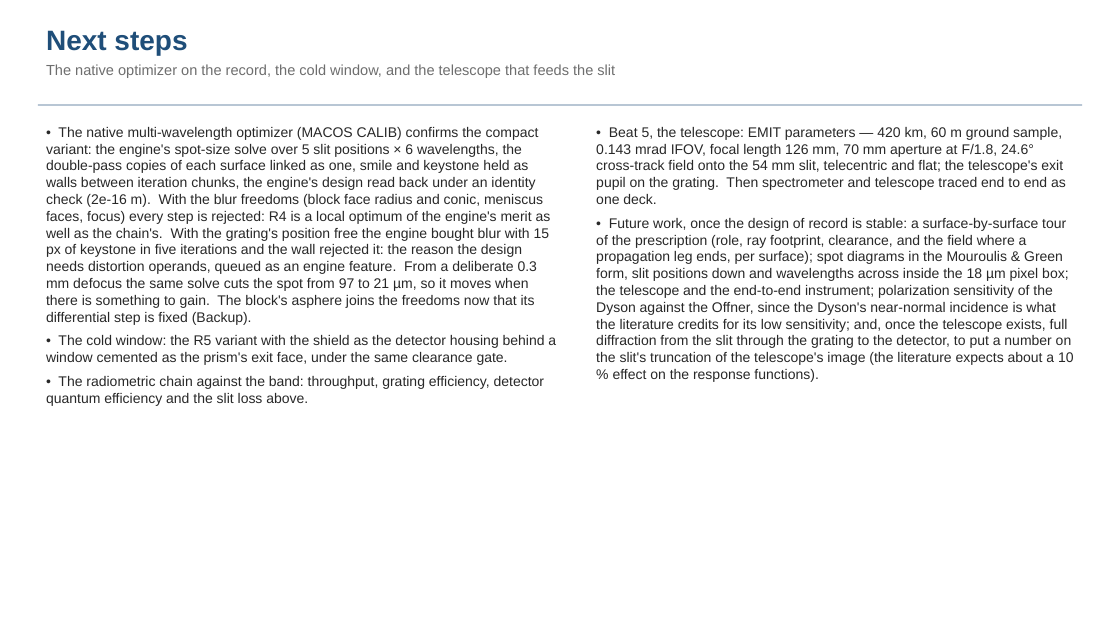
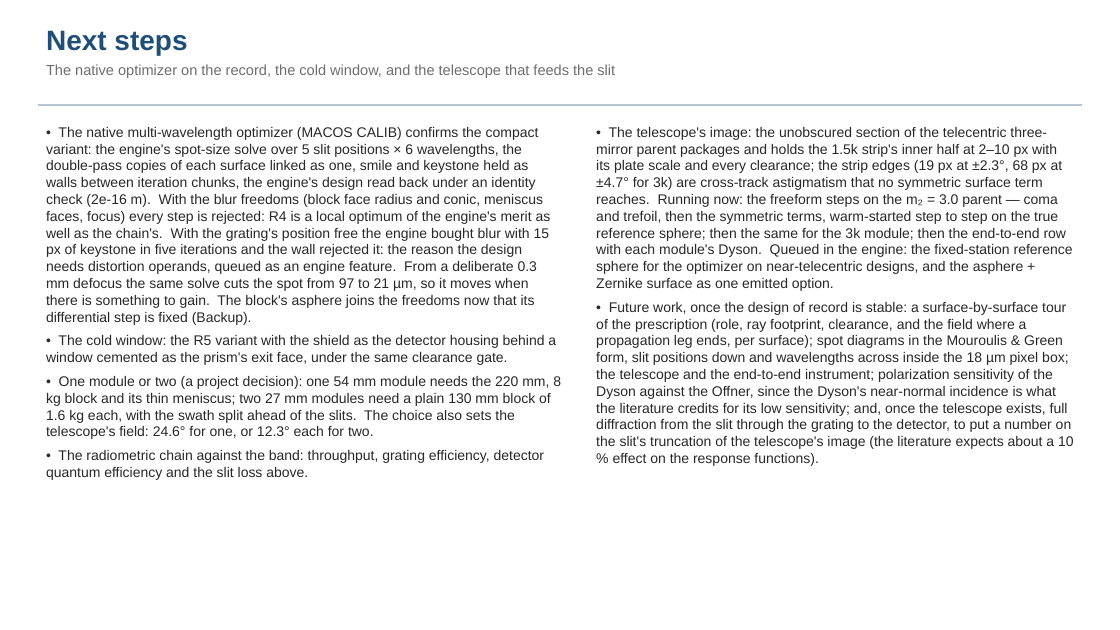
Before and after one commit to nasa-jpl/macos, a slide deck: slide 31 of demo_session/deck_dyson_baseline.pptx (slide 25 before the commit). Drawn at 1120x630 pixels with LibreOffice and Linux fonts; fonts in the diff are those of the drawing. Boxes give left, top, right and bottom in pixels: in the first picture for what was removed or moved away, otherwise in the second. Text is boxed around its words. In the diff, an @@ line names an element or a change of style, - is before the commit and + after.

```diff
--- a/demo_session/deck_dyson_baseline.pptx
+++ b/demo_session/deck_dyson_baseline.pptx
@@ text at (596,127,1073,291): text changed @@
-• Beat 5, the telescope: EMIT parameters — 420 km, 60 m ground sample, 0.143 mrad IFOV, focal length 126 mm, 70 mm aperture at F/1.8, 24.6° cross-track field onto the 54 mm slit, telecentric and flat; the telescope's exit pupil on the grating. Then spectrometer and telescope traced end to end as one deck.
+• The telescope's image: the unobscured section of the telecentric three-mirror parent packages and holds the 1.5k strip's inner half at 2–10 px with its plate scale and every clearance; the strip edges (19 px at ±2.3°, 68 px at ±4.7° for 3k) are cross-track astigmatism that no symmetric surface term reaches. Running now: the freeform steps on the m₂ = 3.0 parent — coma and trefoil, then the symmetric terms, warm-started step to step on the true reference sphere; then the same for the 3k module; then the end-to-end row with each module's Dyson. Queued in the engine: the fixed-station reference sphere for the optimizer on near-telecentric designs, and the asphere + Zernike surface as one emitted option.
@@ text at (46,376,561,439): paragraph added @@
+• One module or two (a project decision): one 54 mm module needs the 220 mm, 8 kg block and its thin meniscus; two 27 mm modules need a plain 130 mm block of 1.6 kg each, with the swath split ahead of the slits. The choice also sets the telescope's field: 24.6° for one, or 12.3° each for two.
```
Also in this commit, not shown: 6 other slides changed, 7 slides added, 6 other files.
